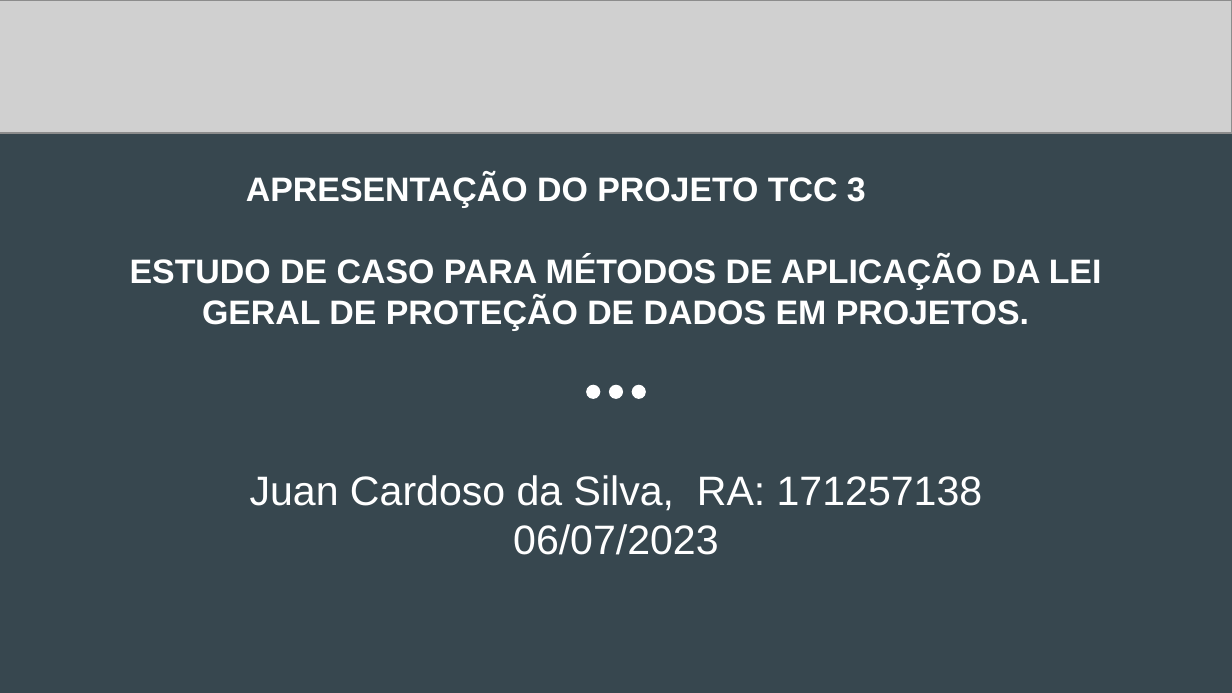
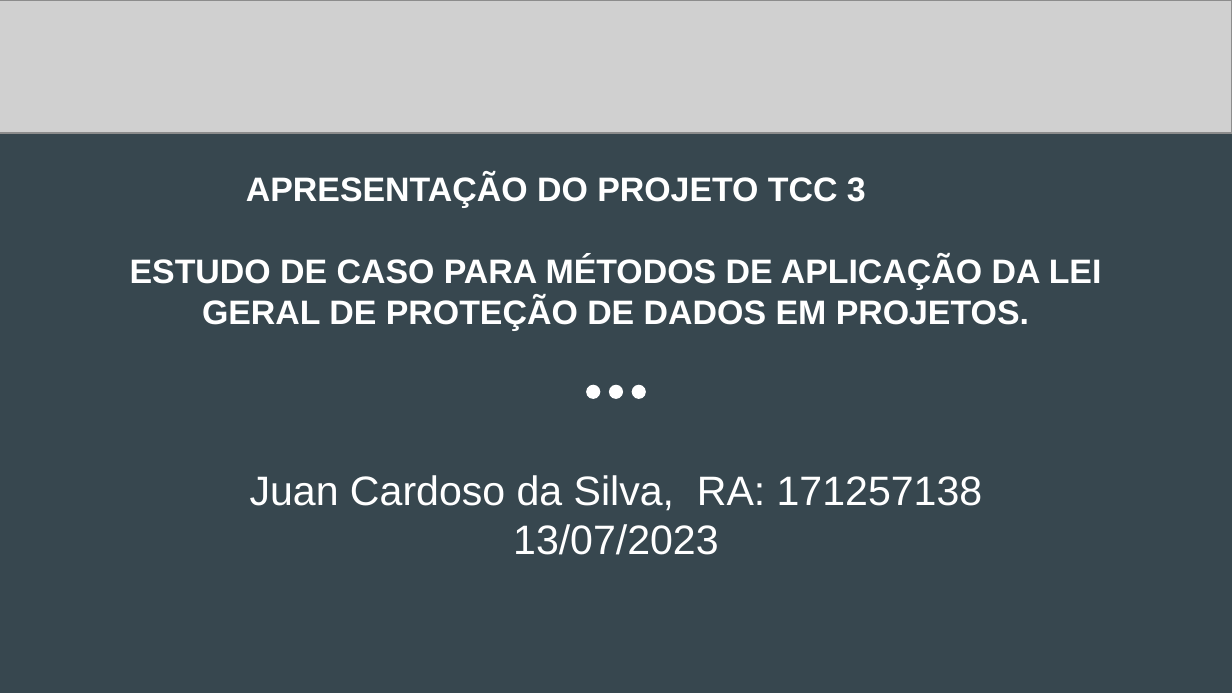
Before and after one commit to Dom-Juan/TCC-3, a slide deck: slide 1 of Apresentação do TCC 3 - Final.pptx. Drawn at 1232x693 pixels with LibreOffice and Linux fonts; fonts in the diff are those of the drawing; grey boxes stand for pictures. Boxes give left, top, right and bottom in pixels: in the first picture for what was removed or moved away, otherwise in the second. Text is boxed around its words. In the diff, an @@ line names an element or a change of style, - is before the commit and + after.

```diff
--- a/Apresentação do TCC 3 - Final.pptx
+++ b/Apresentação do TCC 3 - Final.pptx
@@ subtitle at (513, 524, 718, 555): text changed @@
-06/07/2023
+13/07/2023
```
Also in this commit, not shown: 5 other slides changed, 3 other files.
